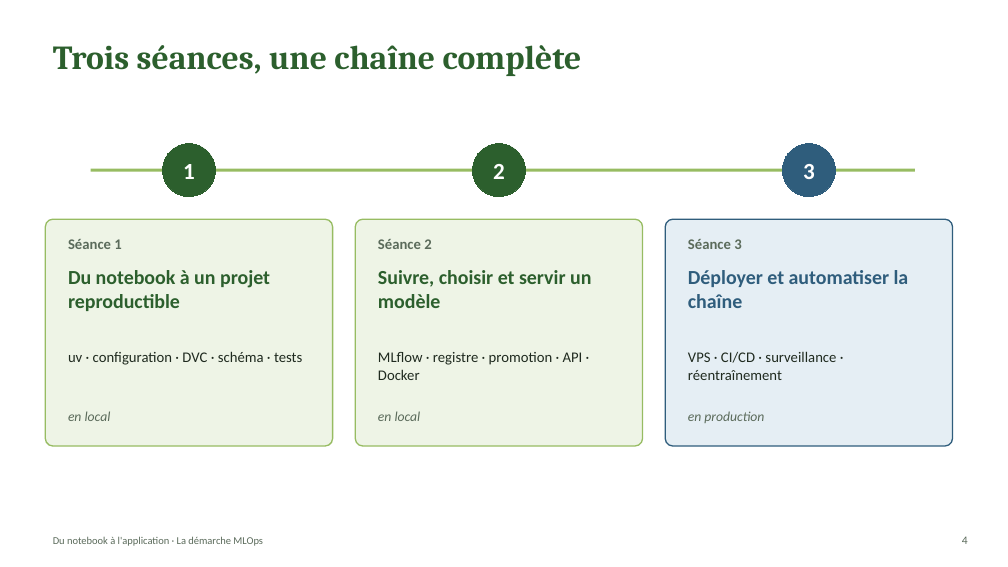
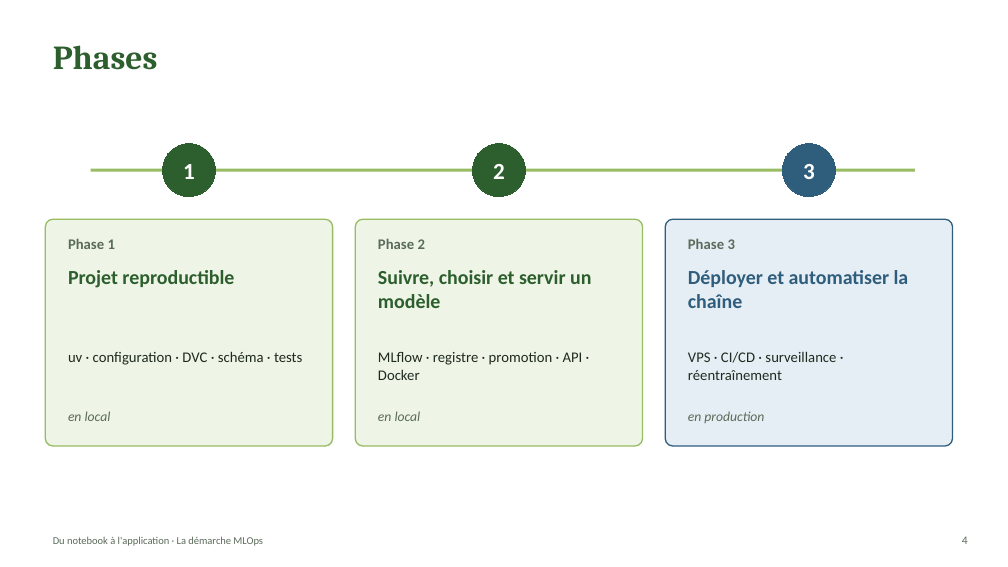
Before and after one commit to webew/crop_recommendation_tp, a slide deck: slide 4 of docs/support/seance1_demarche_mlops.pptx. Drawn at 1008x567 pixels with LibreOffice and Linux fonts; fonts in the diff are those of the drawing. Boxes give left, top, right and bottom in pixels: in the first picture for what was removed or moved away, otherwise in the second. Text is boxed around its words. In the diff, an @@ line names an element or a change of style, - is before the commit and + after.

```diff
--- a/docs/support/seance1_demarche_mlops.pptx
+++ b/docs/support/seance1_demarche_mlops.pptx
@@ title at [53,45,158,70]: text changed @@
-Trois séances, une chaîne complète
+Phases
@@ text at [68,238,115,249]: text changed @@
-Séance 1
+Phase 1
@@ text at [378,238,425,249]: text changed @@
-Séance 2
+Phase 2
@@ text at [688,238,735,249]: text changed @@
-Séance 3
+Phase 3
@@ text at [68,270,234,288]: text changed @@
-Du notebook à un projet reproductible
+Projet reproductible
```
Also in this commit, not shown: 14 other slides changed, 3 slides removed, 1 other file.
